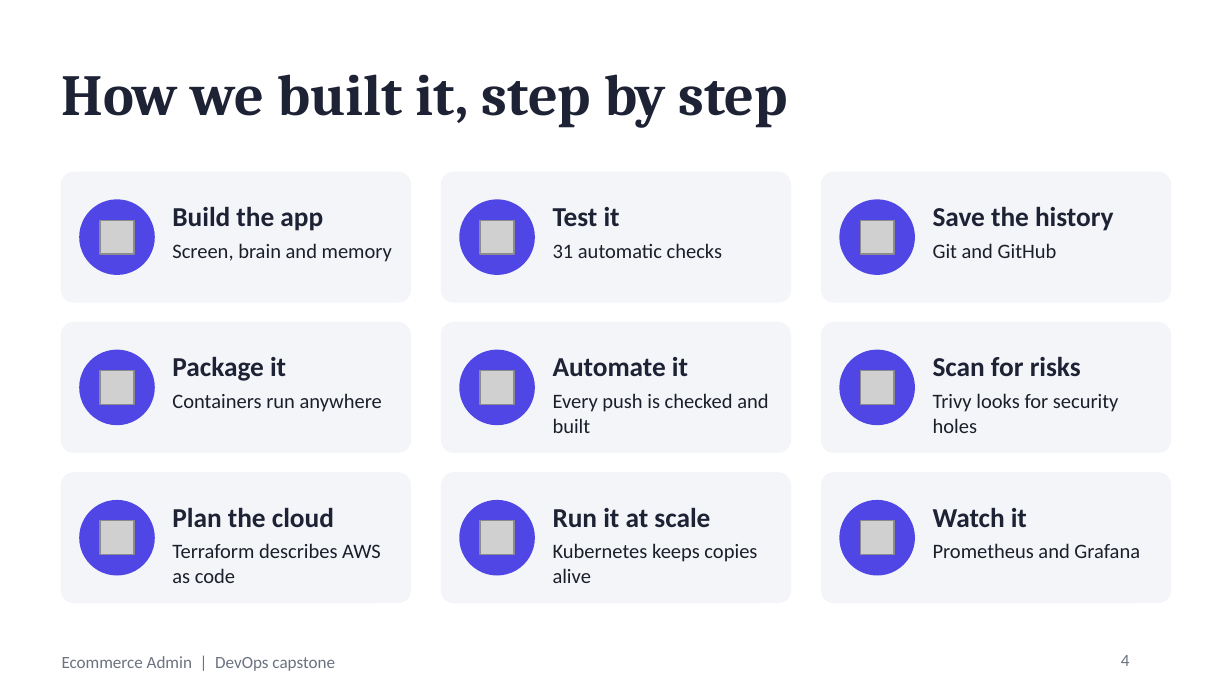
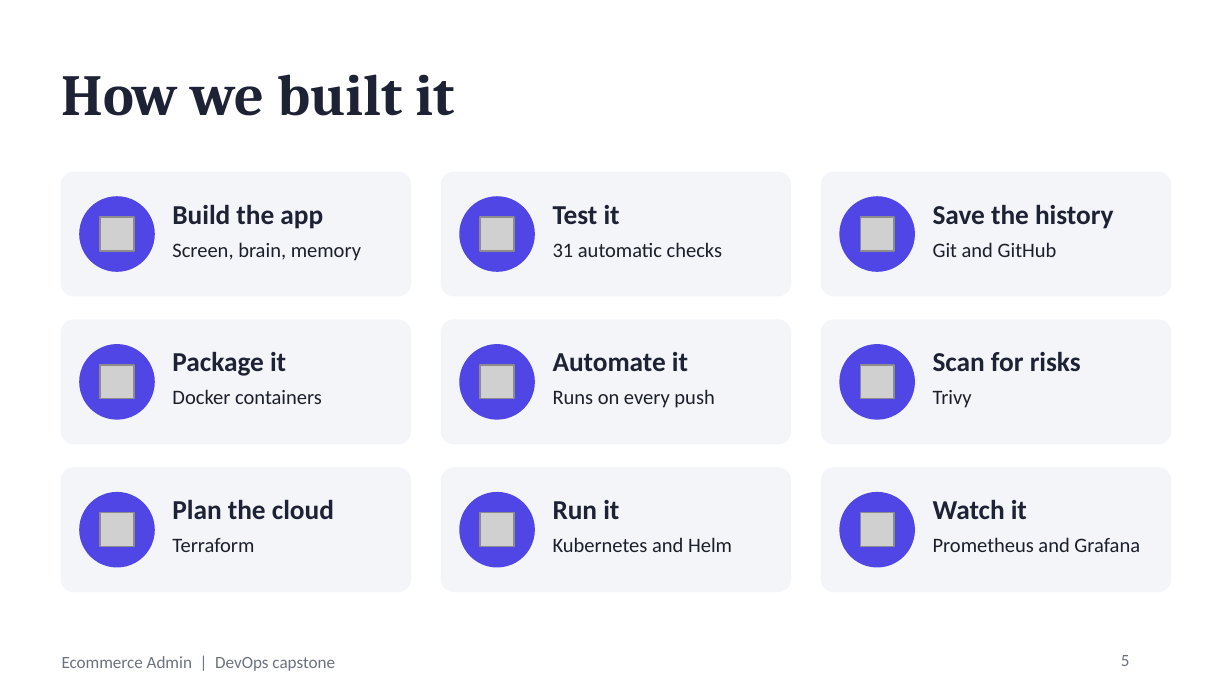
Before and after one commit to CRIMSONHydra/Devops-capstone, a slide deck: slide 5 of Ecommerce-Admin-DevOps-Capstone.pptx (slide 4 before the commit). Drawn at 1232x693 pixels with LibreOffice and Linux fonts; fonts in the diff are those of the drawing; grey boxes stand for pictures. Boxes give left, top, right and bottom in pixels: in the first picture for what was removed or moved away, otherwise in the second. Text is boxed around its words. In the diff, an @@ line names an element or a change of style, - is before the commit and + after.

```diff
--- a/Ecommerce-Admin-DevOps-Capstone.pptx
+++ b/Ecommerce-Admin-DevOps-Capstone.pptx
@@ title at box(62, 74, 455, 116): text changed @@
-How we built it, step by step
+How we built it
@@ rounded rectangle: place and size @@
-rounded rectangle at box(62, 172, 410, 302)
+rounded rectangle at box(62, 172, 410, 296)
@@ rounded rectangle: place and size @@
-rounded rectangle at box(441, 172, 790, 302)
+rounded rectangle at box(441, 172, 790, 296)
@@ rounded rectangle: place and size @@
-rounded rectangle at box(822, 172, 1170, 302)
+rounded rectangle at box(822, 172, 1170, 296)
@@ text at box(172, 242, 361, 261): text changed @@
-Screen, brain and memory
+Screen, brain, memory
@@ rounded rectangle: place and size @@
-rounded rectangle at box(62, 323, 410, 452)
+rounded rectangle at box(62, 320, 410, 444)
@@ rounded rectangle: place and size @@
-rounded rectangle at box(441, 323, 790, 452)
+rounded rectangle at box(441, 320, 790, 444)
@@ rounded rectangle: place and size @@
-rounded rectangle at box(822, 323, 1170, 452)
+rounded rectangle at box(822, 320, 1170, 444)
@@ 6 pictures, 5 texts, 3 ellipses: place and size @@
-6 pictures, 5 texts, 3 ellipses at box(80, 221, 1081, 527)
+6 pictures, 5 texts, 3 ellipses at box(80, 217, 1081, 519)
@@ text at box(172, 389, 322, 404): text changed @@
-Containers run anywhere
+Docker containers
@@ text at box(553, 389, 714, 408): text changed @@
-Every push is checked and built
+Runs on every push
@@ text at box(933, 390, 972, 408): text changed @@
-Trivy looks for security holes
+Trivy
@@ rounded rectangle: place and size @@
-rounded rectangle at box(62, 473, 410, 602)
+rounded rectangle at box(62, 468, 410, 591)
@@ rounded rectangle: place and size @@
-rounded rectangle at box(441, 473, 790, 602)
+rounded rectangle at box(441, 468, 790, 591)
@@ proportions changed in 9 elements at box(62, 172, 410, 296), box(441, 172, 790, 296), box(822, 172, 1170, 296), box(62, 320, 410, 444), box(441, 320, 790, 444), box(822, 320, 1170, 444), box(62, 468, 410, 591), box(441, 468, 790, 591), box(822, 468, 1170, 591) @@
@@ rounded rectangle: place and size @@
-rounded rectangle at box(822, 473, 1170, 602)
+rounded rectangle at box(822, 468, 1170, 591)
@@ text at box(553, 500, 619, 519): text changed @@
-Run it at scale
+Run it
@@ 3 pictures, 3 ellipses: place and size @@
-3 pictures, 3 ellipses at box(80, 501, 914, 575)
+3 pictures, 3 ellipses at box(80, 493, 914, 567)
@@ text at box(172, 538, 254, 552): text changed @@
-Terraform describes AWS as code
+Terraform
@@ text at box(553, 537, 732, 552): text changed @@
-Kubernetes keeps copies alive
+Kubernetes and Helm
@@ text "Prometheus and Grafana": place and size @@
-text "Prometheus and Grafana" at box(933, 543, 1140, 558)
+text "Prometheus and Grafana" at box(933, 537, 1140, 552)
@@ page number at box(1121, 655, 1130, 666): text changed @@
-4
+5
```
Also in this commit, not shown: 11 other slides changed, 2 slides added, 3 other files.
